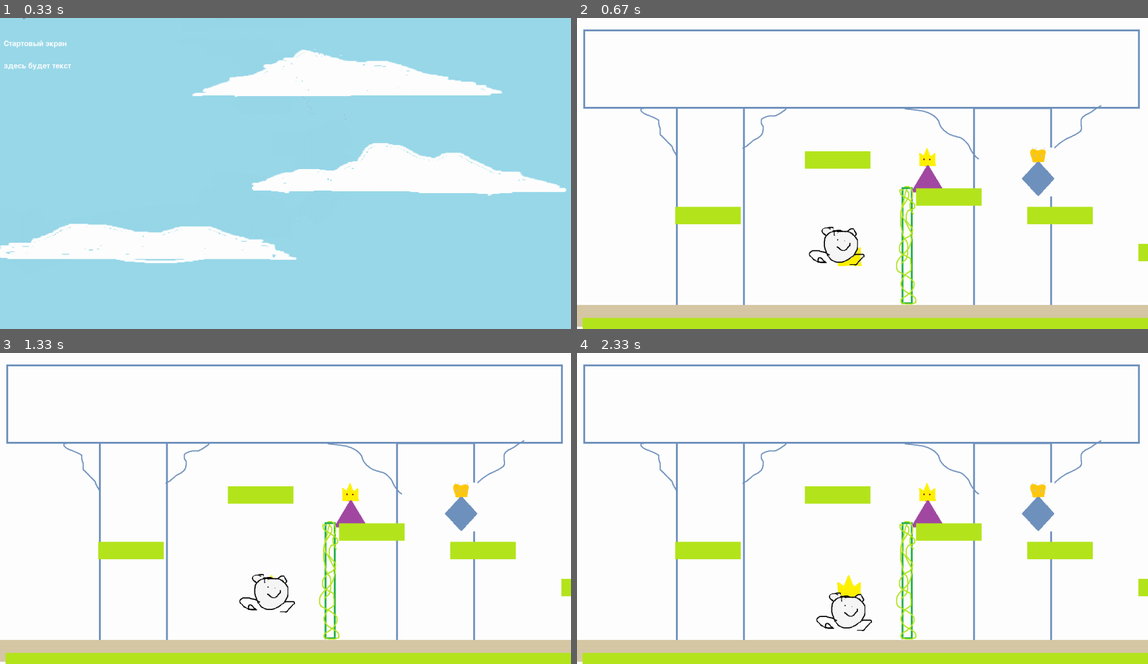
Above: before the commit, frames 1-4 (two rows, left to right).
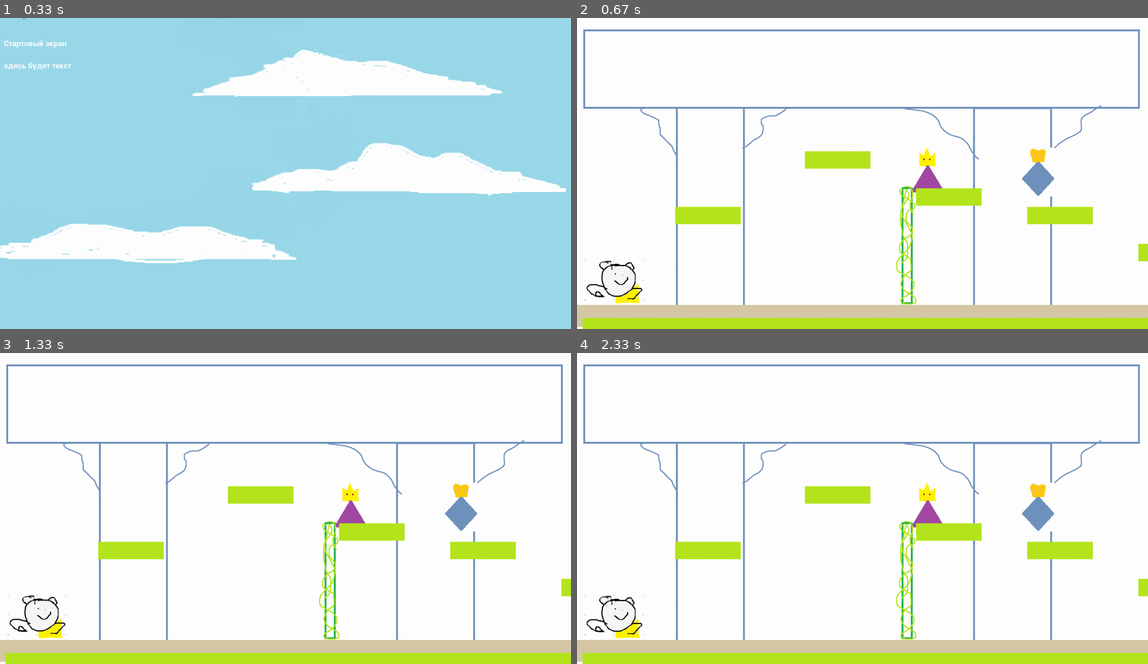
Above: after the commit, the same moments.

Repository: VasTsar/Pygame
Game: pygame game, started from main.py
Same seed, same stepped clock (60 frames per second), same inputs: the game is played once before the commit and once after it.
Inputs:
- Up to frame 1 (0.33 s): no input
- Up to frame 2 (0.67 s): hold Right from 0.33 s (still down)
- Up to frame 3 (1.33 s): release Right at 0.8 s; tap Space at 0.83 s; hold Right from 1.17 s (still down)
- Up to frame 4 (2.33 s): release Right at 1.63 s

Frame 1 is identical in both runs. In frame 2, 0.7% of the frame differs, in the area x 1-51%, y 67-92%; in frame 3, 0.6%; in frame 4, 0.8%, in the area x 1-52%, y 71-92%.

Commit message:
доделать

Diff:
--- a/data/map.map
+++ b/data/map.map
@@ -10,8 +10,8 @@
 .................(#...............#................*
 .....#..................#.........#................*
 ..................................#................*
-..............@...............#...#................*
+..............................#...#................*
 ..................................#..%..........%..*
-..................................#.....%....%.....*
+..@...............................#.....%....%.....*
 ...................................................*
 ###################################*****************
--- a/main.py
+++ b/main.py
@@ -2,6 +2,7 @@
 import pygame
 import sys
 import argparse
+from sprite_class import Sprite
 #from frog import *
 
 
@@ -59,6 +60,8 @@
         # располагаем платформу внизу
         self.rect.bottom = height
 
+        self.abs_pos = (self.rect.x, self.rect.y)
+
 
 class Liana(pygame.sprite.Sprite):
     """ Класс лиан, по которым лягушка может залезать на балконы с врагами"""
@@ -73,6 +76,8 @@
         self.rect = self.image.get_rect().move(
             tile_width * pos[0], tile_height * pos[1])
 
+        self.abs_pos = (self.rect.x, self.rect.y)
+
 
 class Balcony(pygame.sprite.Sprite):
     """ Класс балконов, по которым ходят враги (принцы и принцессы)"""
@@ -87,15 +92,7 @@
         self.rect = self.image.get_rect().move(
             tile_width * pos[0], tile_height * pos[1])
 
-
-class Sprite(pygame.sprite.Sprite):
-
-    def __init__(self, group):
-        super().__init__(group)
-        self.rect = None
-
-    def get_event(self, event):
-        pass
+        self.abs_pos = (self.rect.x, self.rect.y)
 
 
 class Tile(Sprite):
@@ -136,12 +133,15 @@
         self.rect.x = pos[0] * tile_width - self.image.get_width() // 2
         self.rect.y = pos[1] * tile_height - self.image.get_height() // 2
         self.pos = (self.rect.x, self.rect.y)
-
+        self.collisions = [False] * 8
+
+        self.abs_pos = (self.rect.x, self.rect.y)
 
     def update(self):
         """ Если лягушка еще в небе """
         if not pygame.sprite.spritecollideany(self, all_balconys) and not pygame.sprite.spritecollideany(self, all_lianas):
             self.rect = self.rect.move(0, 1)
+        self.collisions = self.check_collision(all_balconys, screen)
 
     def move(self, x, y):
         camera.dx -= tile_width * (x - self.pos[0])
@@ -152,7 +152,7 @@
 
     def move_in_direction(self, movement):
         x, y = self.pos
-        if movement == "up":
+        if movement == "up" and not self.collide_from_direction('up'):
             if pygame.sprite.spritecollideany(personage, all_balconys):
                 personage.rect.y -= 50
             elif pygame.sprite.spritecollideany(personage, all_lianas):
@@ -160,10 +160,12 @@
         elif movement == "down":
             if pygame.sprite.spritecollideany(personage, all_lianas):
                 personage.rect.y += 55
-        elif movement == "left":
+        elif movement == "left" and not self.collide_from_direction('left'):
             personage.rect.x -= 20
-        elif movement == "right":
+        elif movement == "right" and not self.collide_from_direction('right'):
             personage.rect.x += 20
+        for sprite in all_sprites:
+            camera.apply(sprite)
 
 
 class Princess(pygame.sprite.Sprite):
--- /dev/null
+++ b/sprite_class.py
@@ -0,0 +1,64 @@
+import pygame
+
+
+class Sprite(pygame.sprite.Sprite):
+
+    def __init__(self, group):
+        super().__init__(group)
+        self.rect = None
+        self.collision = [False] * 9
+
+
+    def draw_collisions_points(self, screen):
+        # pygame.draw.rect(screen, 'white', self.rect, 2)
+        self.draw_point(screen, self.rect.topleft, self.collision[0])
+        self.draw_point(screen, self.rect.topright, self.collision[1])
+        self.draw_point(screen, self.rect.bottomleft, self.collision[2])
+        self.draw_point(screen, self.rect.bottomright, self.collision[3])
+
+        self.draw_point(screen, self.rect.midleft, self.collision[4])
+        self.draw_point(screen, self.rect.midright, self.collision[5])
+        self.draw_point(screen, self.rect.midtop, self.collision[6])
+        self.draw_point(screen, self.rect.midbottom, self.collision[7])
+
+        self.draw_point(screen, self.rect.center, self.collision[8])
+
+    def draw_point(self, screen, pos, collision):
+        if not collision:
+            pygame.draw.circle(screen, 'green', pos, 1)
+        else:
+            pygame.draw.circle(screen, 'red', pos, 1)
+
+    def check_collision(self, sprite_group, screen):
+        self.draw_collisions_points(screen)
+        points_list = [self.rect.topleft, self.rect.topright, self.rect.bottomleft, self.rect.bottomright,
+              self.rect.midleft, self.rect.midright, self.rect.midtop, self.rect.midbottom, self.rect.center]
+        self.collision = [False] * 9
+        for sprite_from_group in sprite_group:
+            for num, i in enumerate(points_list):
+                if sprite_from_group.rect.collidepoint(points_list[num]):
+                    self.collision[num] = True
+                    break
+
+            '''self.collision[0] = sprite_from_group.spritecollideany(self.rect.topleft)
+            self.collision[1] = sprite_from_group.spritecollideany(self.rect.topright)
+            self.collision[2] = sprite_from_group.spritecollideany(self.rect.bottomleft)
+            self.collision[3] = sprite_from_group.spritecollideany(self.rect.bottomright)
+
+            self.collision[4] = sprite_from_group.spritecollideany(self.rect.midleft)
+            self.collision[5] = sprite_from_group.collideany(self.rect.midright)
+            self.collision[6] = sprite_from_group.collideany(self.rect.midtop)
+            self.collision[7] = sprite_from_group.collideany(self.rect.midbottom)
+
+            self.collision[8] = sprite_from_group.collideany(self.rect.center)'''
+
+    def collide_from_direction(self, direction):
+        directions_dict = {'up': [0, 1, 6],
+                           'left': [0, 2, 4],
+                           'right': [1, 3, 5],
+                           'bottom': [2, 3, 7]}
+        collides_from_direction = [self.collision[x] for x in directions_dict[direction]]
+        return any(collides_from_direction)
+
+    def get_event(self, event):
+        pass
